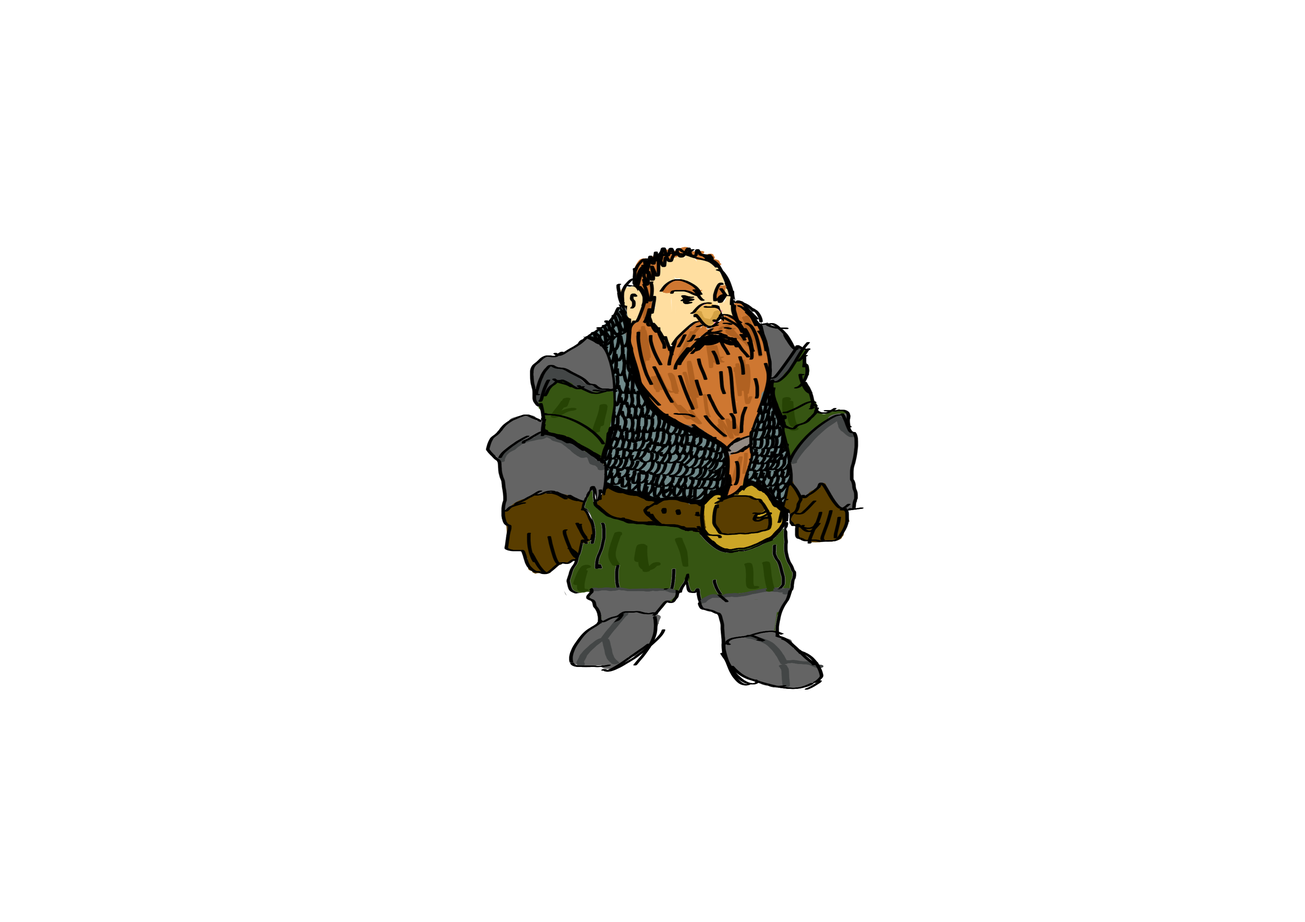
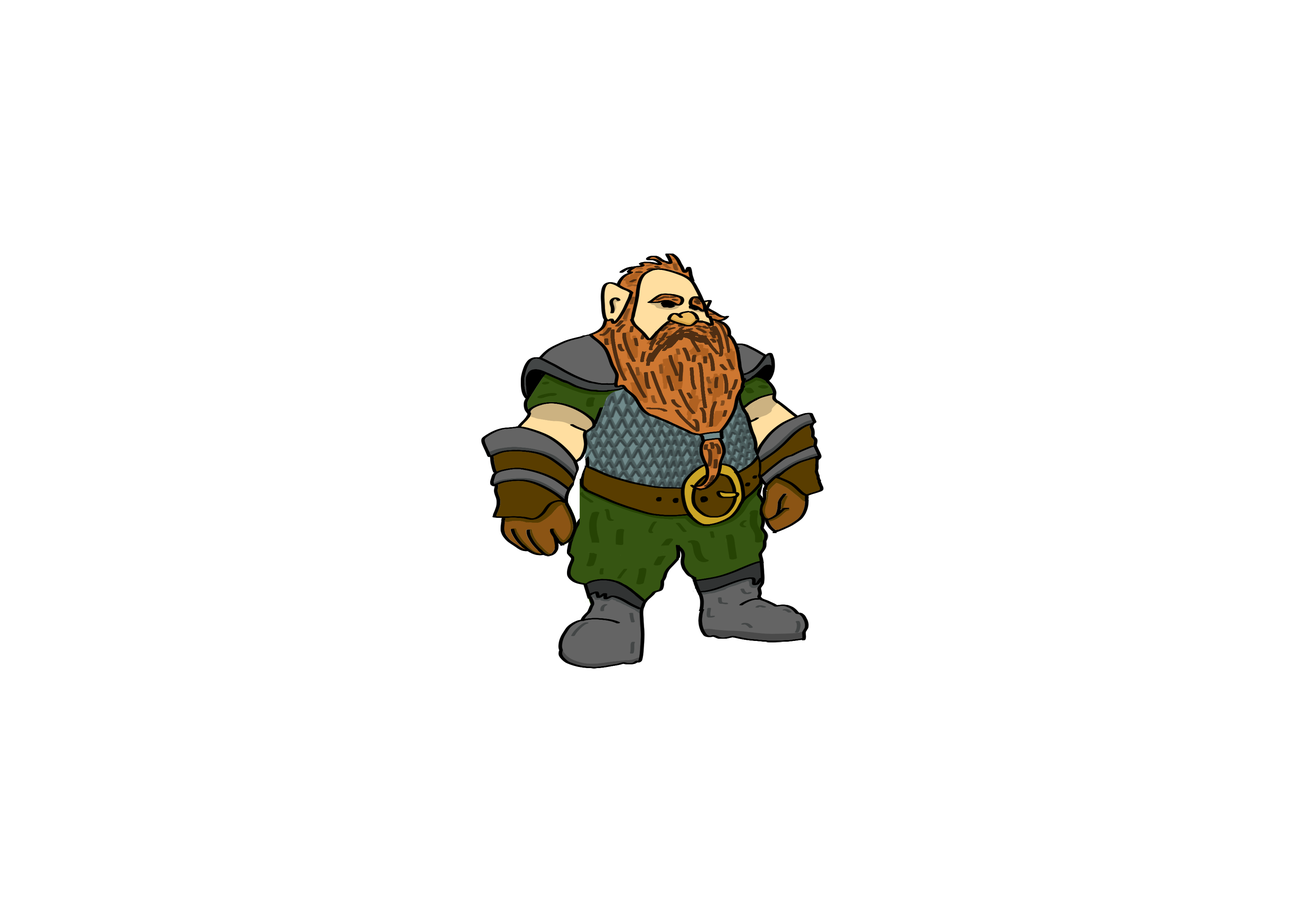
Layers edited between the first and the second (1305, 922) image:
added group "Perso_decoup" with 14 layers above "Calque 34" over (x1=480, y1=253, x2=825, y2=670)
added layer "Tete" (1st of 2, in "Perso_decoup") in group "Perso_decoup" over (x1=589, y1=253, x2=747, y2=491)
added layer "Bras_d" (1st of 2, in "Perso_decoup") in group "Perso_decoup" over (x1=718, y1=343, x2=780, y2=425)
added layer "Avant_bras_d" (1st of 2, in "Perso_decoup") in group "Perso_decoup" over (x1=744, y1=391, x2=825, y2=499)
added layer "Main_d" in group "Perso_decoup" over (x1=759, y1=473, x2=810, y2=534)
added layer "Bras_g" (1st of 2, in "Perso_decoup") in group "Perso_decoup" over (x1=520, y1=332, x2=641, y2=435)
added layer "Avant_bras_g" (1st of 2, in "Perso_decoup") in group "Perso_decoup" over (x1=480, y1=386, x2=603, y2=521)
added layer "Main_g" in group "Perso_decoup" over (x1=498, y1=478, x2=577, y2=557)
added layer "Torse" in group "Perso_decoup" over (x1=577, y1=387, x2=764, y2=527)
added layer "Cuisse_d" in group "Perso_decoup" over (x1=672, y1=478, x2=781, y2=547)
added layer "Pied_d" in group "Perso_decoup" over (x1=692, y1=505, x2=810, y2=643)
added layer "Tibias_d" in group "Perso_decoup" over (x1=676, y1=503, x2=769, y2=615)
added layer "Cuisse_g" in group "Perso_decoup" over (x1=579, y1=479, x2=677, y2=547)
added layer "Pied_g" in group "Perso_decoup" over (x1=558, y1=579, x2=648, y2=670)
added layer "Tibias_g" in group "Perso_decoup" over (x1=566, y1=499, x2=682, y2=626)
renamed "Perso_decoup" to "Perso_découp", hid the group it (19 layers) over (x1=485, y1=246, x2=864, y2=690)
